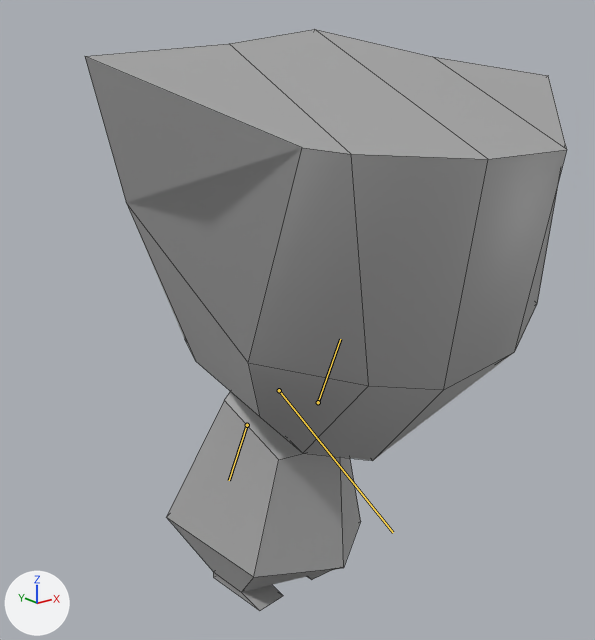
The FBX model Content/Animation/chat_push.fbx, before and after one commit.
Before and after are seen from a 50 mm lens placed at (-0.525, -0.72, 0.668), pointed at (-0.012, -0.08, 0.412). Every picture has the same lights, and +X, +Y and +Z are marked at lower left. The older version comes first. Both versions are drawn at frame 6 of the action 'Take 001'; the numbers are the values there. The bones that change are drawn over the model as lines. Mesh edges are drawn as thin lines.
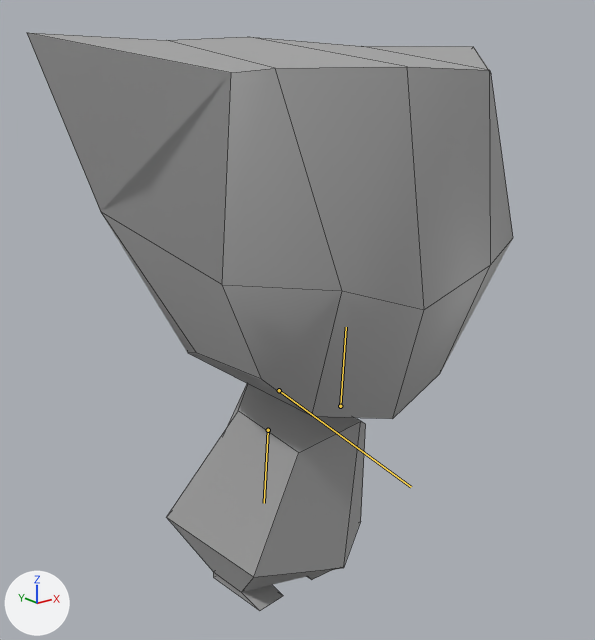
Commit message: Modif d'anim (léger)
Léger rotation des épaules et de la tête pour dynamiser l'animation

Boxes [x1, y1, x2, y2] around the edits, measured in the pictures (595 x 640 px):
'pCube12', posed
    before: [85, 29, 567, 611]
    after: [27, 33, 513, 611]
bone 'chatRig_LeftShoulder', root to tip
    before: (247, 425) to (229, 480)
    after: (268, 430) to (264, 503)
bone 'chatRig_RightShoulder', root to tip
    before: (318, 402) to (340, 339)
    after: (340, 406) to (346, 327)
bone 'chatRig_Neck', root to tip
    before: (279, 390) to (393, 532)
    after: (279, 390) to (411, 487)

The change in detail:
Bone 'chatRig_LeftShoulder' (bone_chatrig_leftshoulder) moves from (0.0, 0.0, 0.0) to (0.0, -2.4, 3.3).
Bone 'chatRig_LeftShoulder' (bone_chatrig_leftshoulder) turns from (0, 0, 0) to (19, 0, 0) degrees about its own x, y and z.
Bone 'chatRig_RightShoulder' (bone_chatrig_rightshoulder) moves from (0.0, 0.0, 0.0) to (0.0, 2.4, -3.3).
Bone 'chatRig_RightShoulder' (bone_chatrig_rightshoulder) turns from (0, 0, 0) to (19, 0, 0) degrees about its own x, y and z.
Bone 'chatRig_Neck' (bone_chatrig_neck) turns from (0, 0, 0) to (0, 0, -17) degrees about its own x, y and z.
